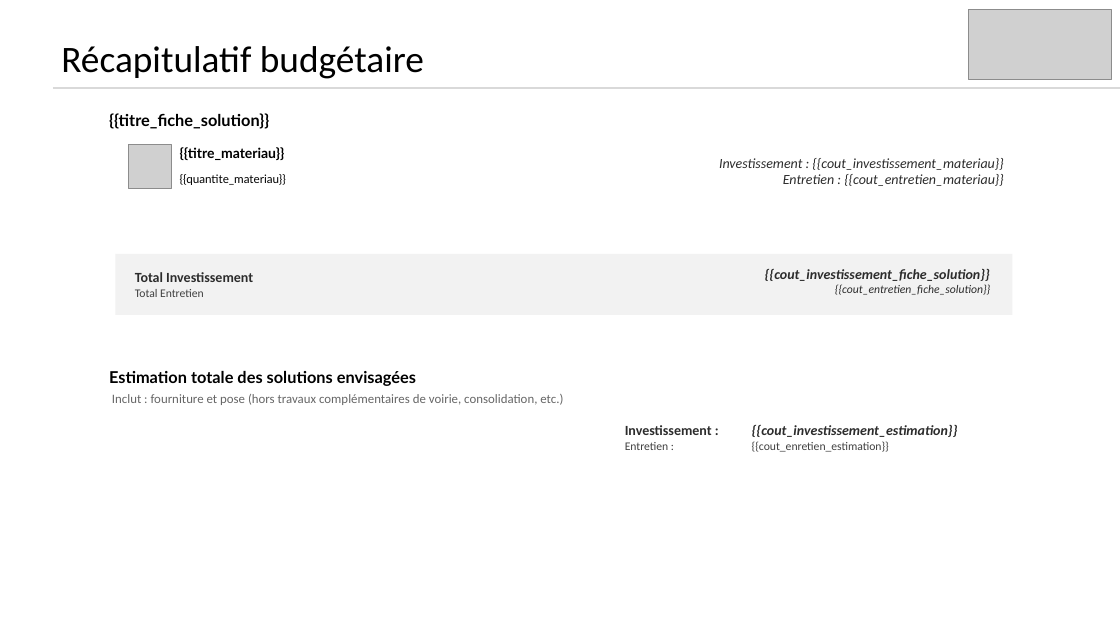
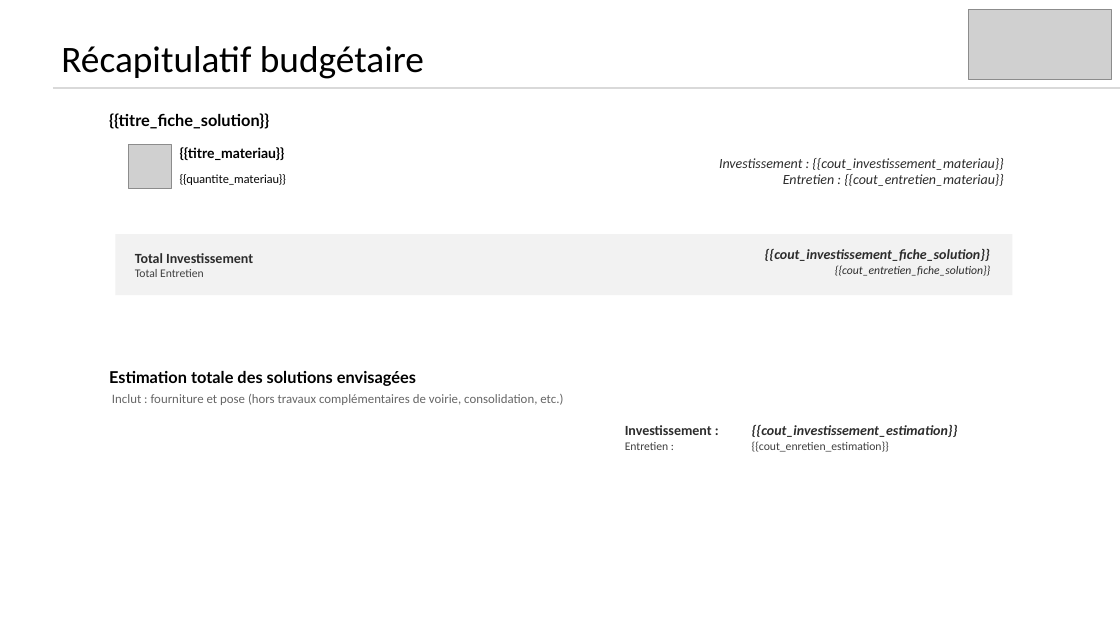
Before and after one commit to incubateur-ademe/plusfraichemaville-site, a slide deck: slide 6 of public/templates/template_synthese_projet.pptx. Drawn at 1120x630 pixels with LibreOffice and Linux fonts; fonts in the diff are those of the drawing; grey boxes stand for pictures. Boxes give left, top, right and bottom in pixels: in the first picture for what was removed or moved away, otherwise in the second. Text is boxed around its words. In the diff, an @@ line names an element or a change of style, - is before the commit and + after.

Commit message:
feat: prise en compte des solutions sans matériau dans l'export des estimations

```diff
--- a/public/templates/template_synthese_projet.pptx
+++ b/public/templates/template_synthese_projet.pptx
@@ 2 texts, 1 rectangle: place and size @@
-2 texts, 1 rectangle at [115, 254, 1012, 315]
+2 texts, 1 rectangle at [115, 234, 1012, 296]
```
Also in this commit, not shown: 2 other files.
